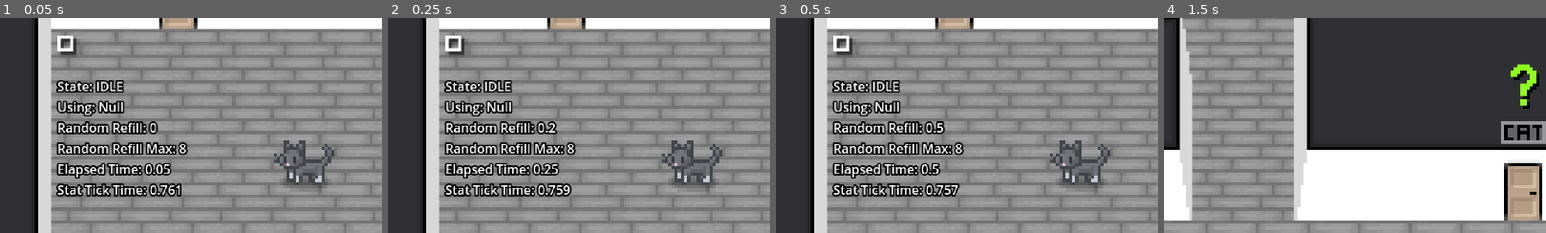
Above: before the commit, frames 1-4 (left to right).
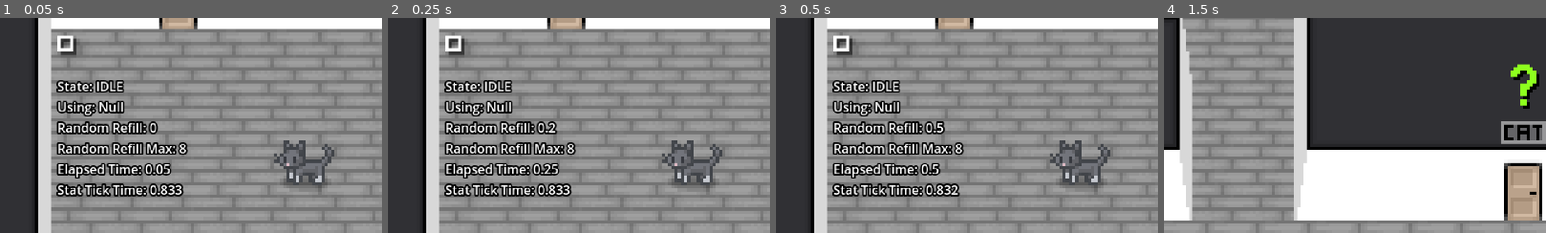
Above: after the commit, the same moments.

Repository: Theooolone/m-game
Game: Godot game, scene res://scenes/catsim/cat_sim.tscn
Same seed, same stepped clock (60 frames per second), same inputs: the game is played once before the commit and once after it. This scene is started directly instead of the project's main scene.
Inputs (mouse positions are % of the whole screen's width and height, from its top left):
- Up to frame 1 (0.05 s): no input
- Up to frame 2 (0.25 s): no input
- Up to frame 3 (0.5 s): no input
- Up to frame 4 (1.5 s): click "Leave" at 0.5 s; tap Enter at 1.25 s; move the mouse to (72, 45) at 1.27 s; hold Right (right) from 1.28 s (still down); click (72, 45) at 1.35 s
The pictures show only the part of the screen within x 0-50%, y 0-50%; the shares and areas given below are measured in that part.

The runs differ from the first frame. In frame 1, 0.3% of the frame differs, in the area x 41-49%, y 76-84%; in frame 2, 0.2%; in frame 3, 0.2%; in frame 4, nothing differs.

Commit message:
Added a difficulty variable

Diff:
--- a/scripts/Cat.gd
+++ b/scripts/Cat.gd
@@ -50,11 +50,11 @@
 @onready var highscore_text_node = $Highscore
 
 func change_score(value):
-	var highscore = Global.get_config_value("cat_sim", "highscore", 0)
+	var highscore = Global.get_config_value("cat_sim_highscores", "difficulty_"+str(difficulty), 0)
 	score += value
 	score_text_node.text = str(10*score)
 	if score > highscore:
-		Global.set_config_value("cat_sim", "highscore", score)
+		Global.set_config_value("cat_sim_highscores", "difficulty_"+str(difficulty), score)
 		highscore_text_node.text = str(10*score)
 
 
@@ -271,6 +271,8 @@
 var msec_elapsed
 var seconds_elapsed
 
+@export var difficulty: float = 1
+
 func _process(delta):
 	msec_elapsed = (Time.get_ticks_msec()-msec_start)*Engine.time_scale
 	seconds_elapsed = msec_elapsed/1000.0
@@ -289,7 +291,12 @@
 		_on_leave_button_pressed()
 
 	var sleeping_multiplier = 2 if sleeping else 1
-	$StatTickTimer.wait_time = 320/(seconds_elapsed+70) * 1/stats.size() * sleeping_multiplier
+
+	# Magic formula
+	$StatTickTimer.wait_time = 1500/(seconds_elapsed+300) * sleeping_multiplier
+	$StatTickTimer.wait_time /= stats.size()
+
+	$StatTickTimer.wait_time /= difficulty
 
 	if current_state == State.IDLE:
 		# Cat will look for valid objects to use more often the lower the lowest stat is
@@ -326,7 +333,7 @@
 	new_stat("awakeness", $Awakeness, bed_node, sleep_start, sleep_end, sleep_abort, on_bed_clicked, 64, 10)
 	new_stat("cleanliness", $Cleanliness)
 
-	highscore_text_node.text = str(10*Global.get_config_value("cat_sim", "highscore", 0))
+	highscore_text_node.text = str(10*Global.get_config_value("cat_sim_highscores", "difficulty_"+str(difficulty), 0))
 
 	if OS.is_debug_build():
 		$Debug.show()
